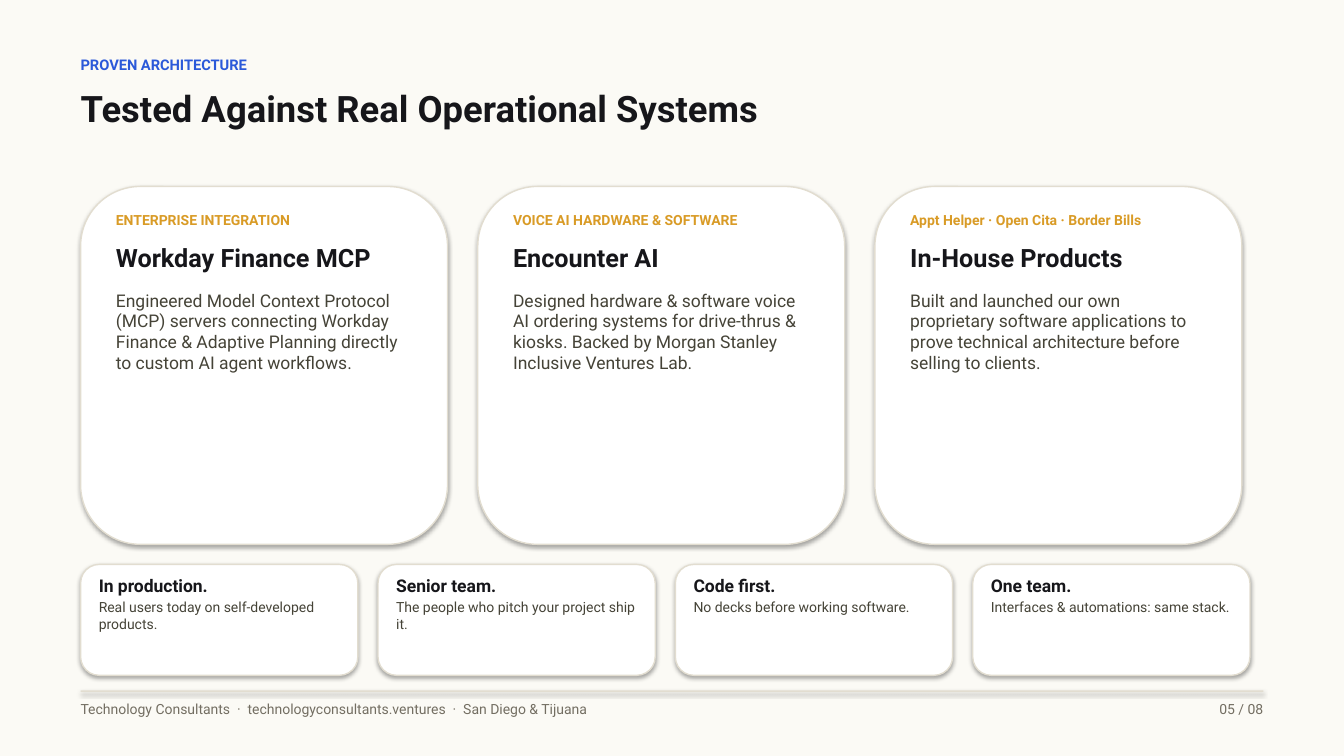
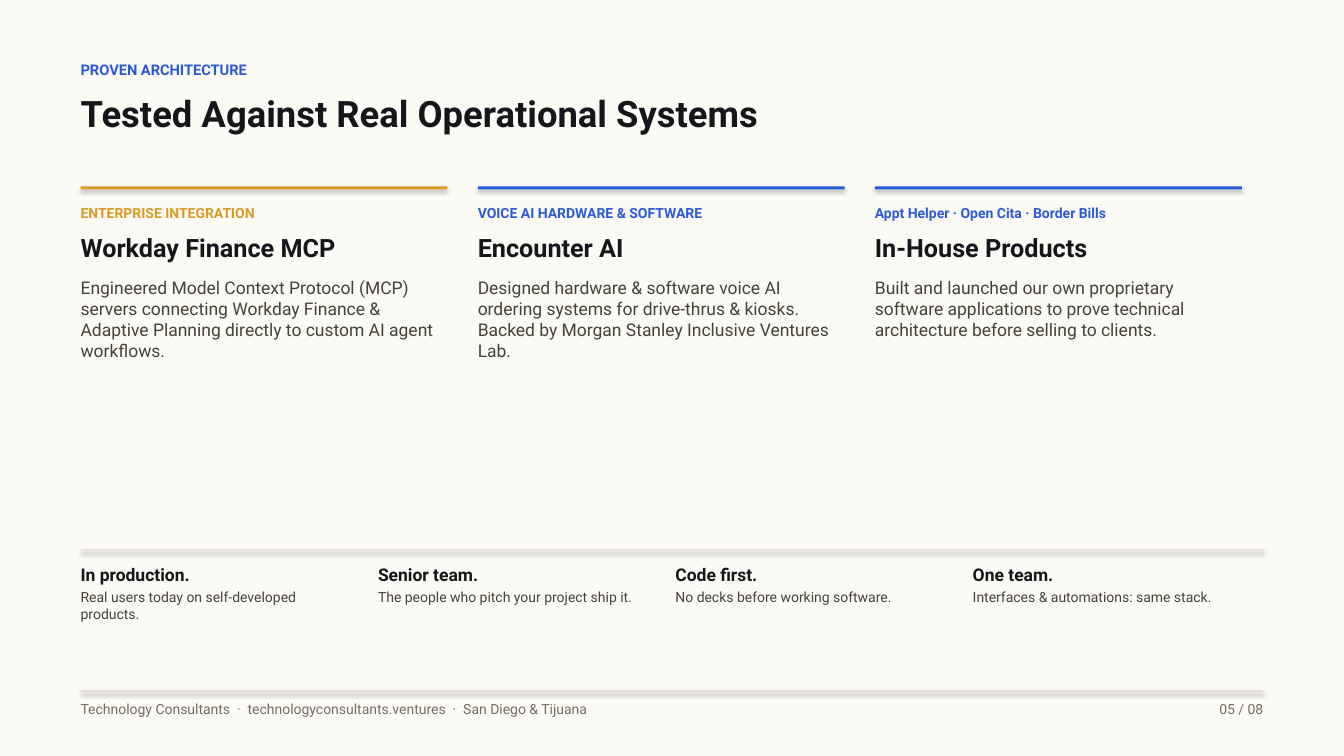
Before and after one commit to rguido198/TechnologyConsultantsVentures, a slide deck: slide 5 of Technology_Consultants_Who_to_Send_My_Way.pptx. Drawn at 1344x756 pixels with LibreOffice and Linux fonts; fonts in the diff are those of the drawing. Boxes give left, top, right and bottom in pixels: in the first picture for what was removed or moved away, otherwise in the second. Text is boxed around its words. In the diff, an @@ line names an element or a change of style, - is before the commit and + after.

Commit message:
Eliminate card containers from PPTX decks; switch to canvas-native typography layout with subtle accent line dividers

```diff
--- a/Technology_Consultants_Who_to_Send_My_Way.pptx
+++ b/Technology_Consultants_Who_to_Send_My_Way.pptx
@@ text "PROVEN ARCHITECTURE": place and size @@
-text "PROVEN ARCHITECTURE" at (81, 59, 247, 70)
+text "PROVEN ARCHITECTURE" at (81, 64, 247, 75)
@@ text "Tested Against Real Operational Systems": place and size @@
-text "Tested Against Real Operational Systems" at (81, 94, 758, 130)
+text "Tested Against Real Operational Systems" at (81, 99, 758, 135)
@@ text at (81, 208, 336, 263): less space between paragraphs @@
@@ text "ENTERPRISE INTEGRATION": place and size @@
-text "ENTERPRISE INTEGRATION" at (116, 215, 398, 373)
+text "ENTERPRISE INTEGRATION" at (81, 208, 433, 357)
@@ rounded rectangle removed at (81, 187, 448, 544) @@
@@ rectangle added at (81, 187, 448, 190), fill #D99B26 @@
@@ text at (478, 208, 702, 258): text colour #D99B26 to #2B59D9 in "VOICE AI HARDWARE & SOFTWARE"; less space between paragraphs @@
@@ text "VOICE AI HARDWARE & SOFTWARE": place and size @@
-text "VOICE AI HARDWARE & SOFTWARE" at (513, 215, 796, 369)
+text "VOICE AI HARDWARE & SOFTWARE" at (478, 208, 829, 357)
@@ rounded rectangle removed at (478, 187, 845, 544) @@
@@ rectangle added at (478, 187, 845, 190), fill #2B59D9 @@
@@ text at (875, 207, 1106, 258): text colour #D99B26 to #2B59D9 in "Appt Helper · Open Cita · Border ..."; less space between paragraphs @@
@@ text "Appt Helper · Open Cita ...": place and size @@
-text "Appt Helper · Open Cita ..." at (910, 214, 1187, 373)
+text "Appt Helper · Open Cita ..." at (875, 207, 1185, 340)
@@ rounded rectangle removed at (875, 187, 1242, 544) @@
@@ rectangle added at (875, 187, 1242, 190), fill #2B59D9 @@
@@ text "In production.": place and size @@
-text "In production." at (99, 579, 314, 632)
+text "In production." at (81, 568, 296, 622)
@@ rounded rectangle removed at (81, 565, 358, 676) @@
@@ rectangle added at (81, 549, 1263, 551), fill #E2DDD0 @@
@@ text "Senior team." rewrapped from (396, 579, 635, 629) to (378, 568, 632, 605) @@
@@ rounded rectangle removed at (378, 565, 655, 676) @@
@@ text "Code first.": place and size @@
-text "Code first." at (694, 578, 909, 615)
+text "Code first." at (675, 567, 891, 605)
@@ rounded rectangle removed at (676, 565, 953, 676) @@
@@ text "One team.": place and size @@
-text "One team." at (991, 579, 1229, 612)
+text "One team." at (973, 568, 1211, 602)
@@ rounded rectangle removed at (973, 565, 1250, 676) @@
```
Also in this commit, not shown: 7 other slides changed, 1 other file.
